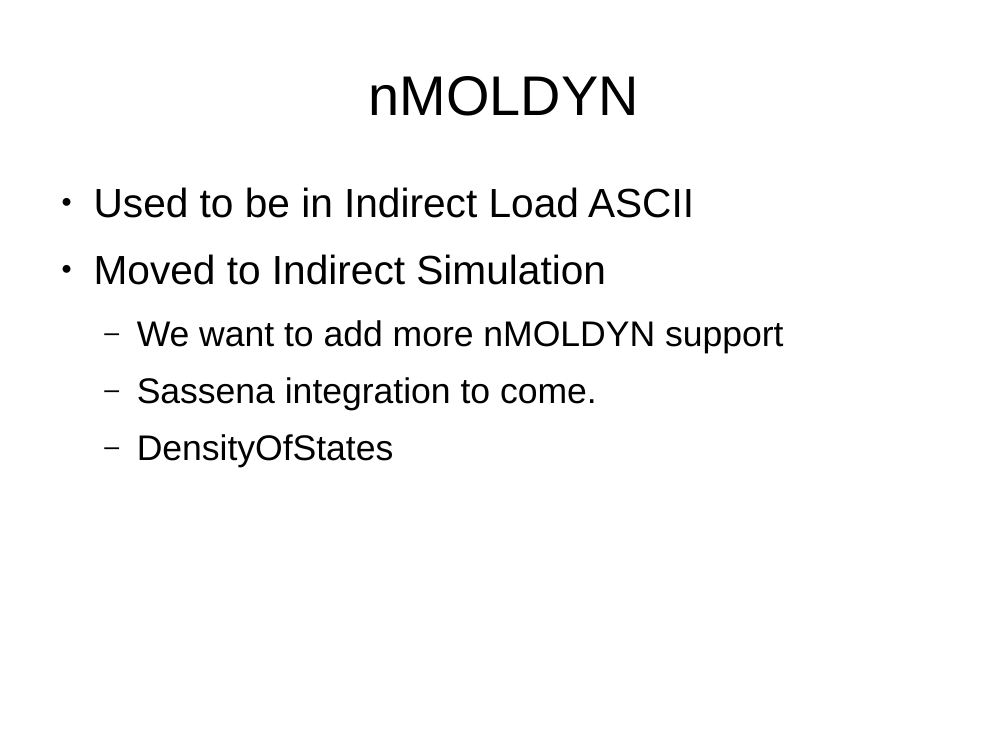
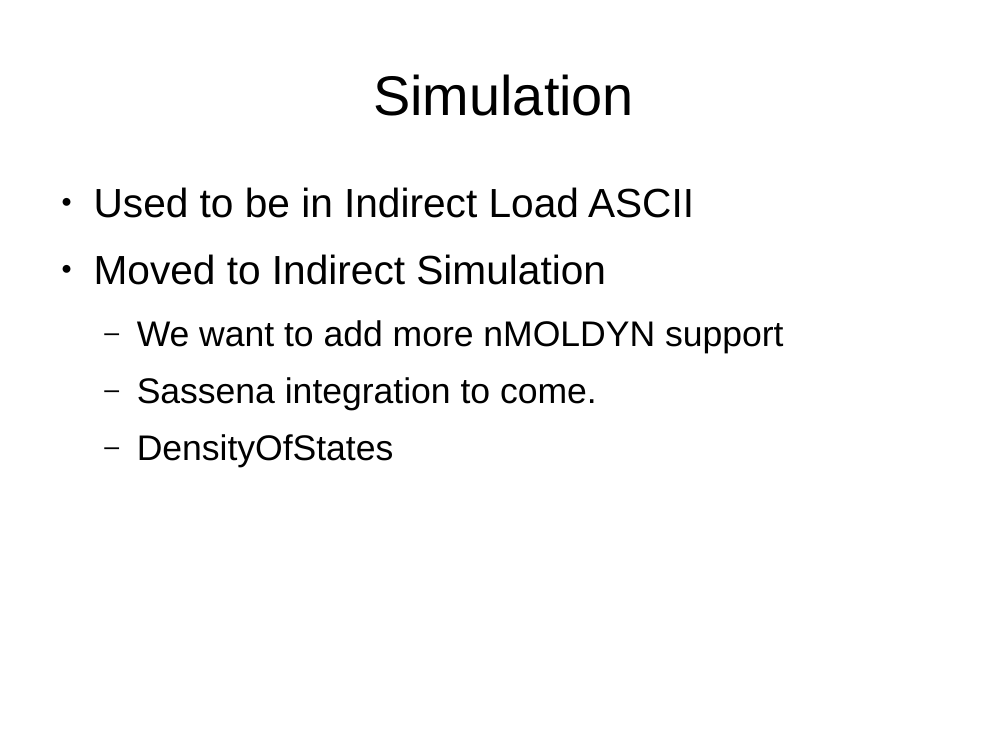
Before and after one commit to samueljackson92/documents, a slide deck: slide 12 of RAL/msg_presentation.pptx. Drawn at 1008x756 pixels with LibreOffice and Linux fonts; fonts in the diff are those of the drawing. Boxes give left, top, right and bottom in pixels: in the first picture for what was removed or moved away, otherwise in the second. Text is boxed around its words. In the diff, an @@ line names an element or a change of style, - is before the commit and + after.

```diff
--- a/RAL/msg_presentation.pptx
+++ b/RAL/msg_presentation.pptx
@@ title at (373,74,634,116): text changed @@
-nMOLDYN
+Simulation
```
Also in this commit, not shown: 7 other slides changed, 1 slide added.
